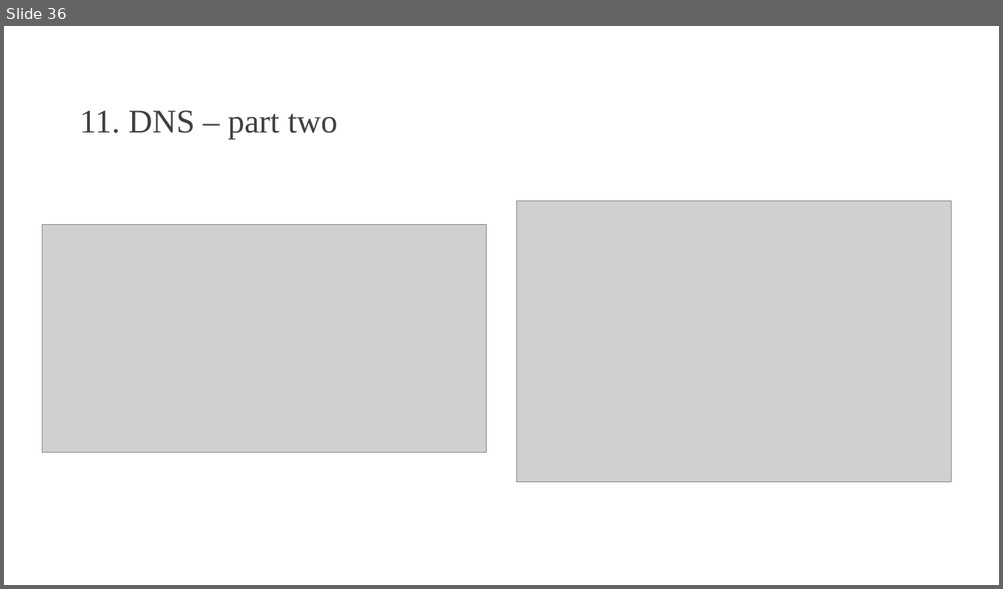
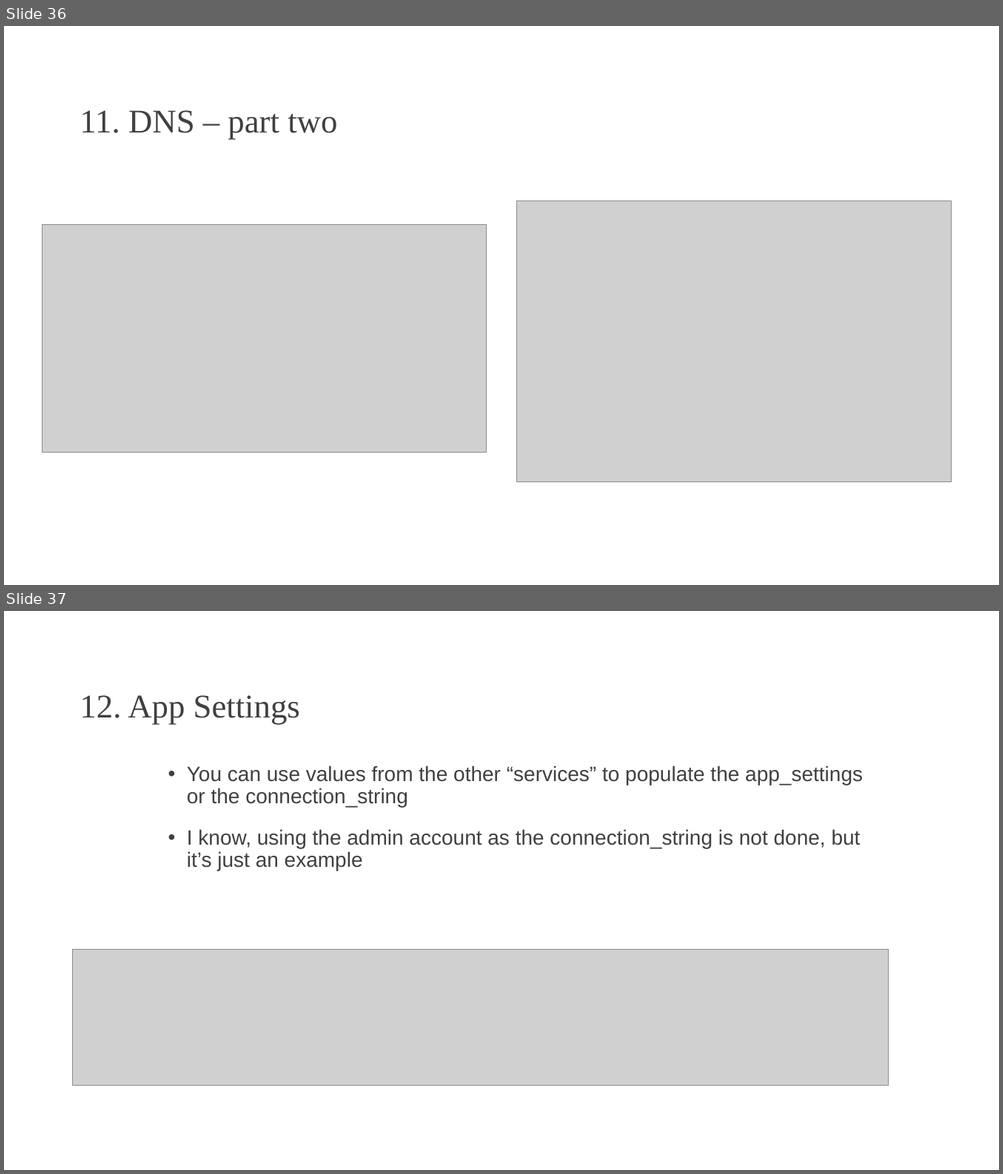
Before and after one commit to johnverbiest/Terraform101-KnowledgeShare, a slide deck: Terraform 101.pptx. Shown one above the other, each under a label of ours: slide 36 before the commit, slides 36 and 37 after it. The pictures are 1003x589 and 1003x1174 pixels, drawn with LibreOffice and Linux fonts; fonts in the diff are those of the drawing; grey boxes stand for pictures; background and template pictures are left out. Boxes give left, top, right and bottom in pixels: in the first picture for what was removed or moved away, otherwise in the second. Text is boxed around its words. In the diff, an @@ line names an element or a change of style, - is before the commit and + after.

Commit message:
App Settings

```diff
--- a/Terraform 101.pptx
+++ b/Terraform 101.pptx
@@ slide 37 added at box(4, 611, 999, 1170), background picture (left out) @@
@@ title added at box(79, 695, 300, 725), 32 pt, text #404040 @@
+12. App Settings
@@ text added at box(187, 766, 862, 871), 20 pt, text #404040 @@
+• You can use values from the other “services” to populate the app_settings or the connection_string
+• I know, using the admin account as the connection_string is not done, but it’s just an example
@@ picture added at box(73, 950, 889, 1086) @@
```
Also in this commit, not shown: 1 other slide added, 1 other file.
